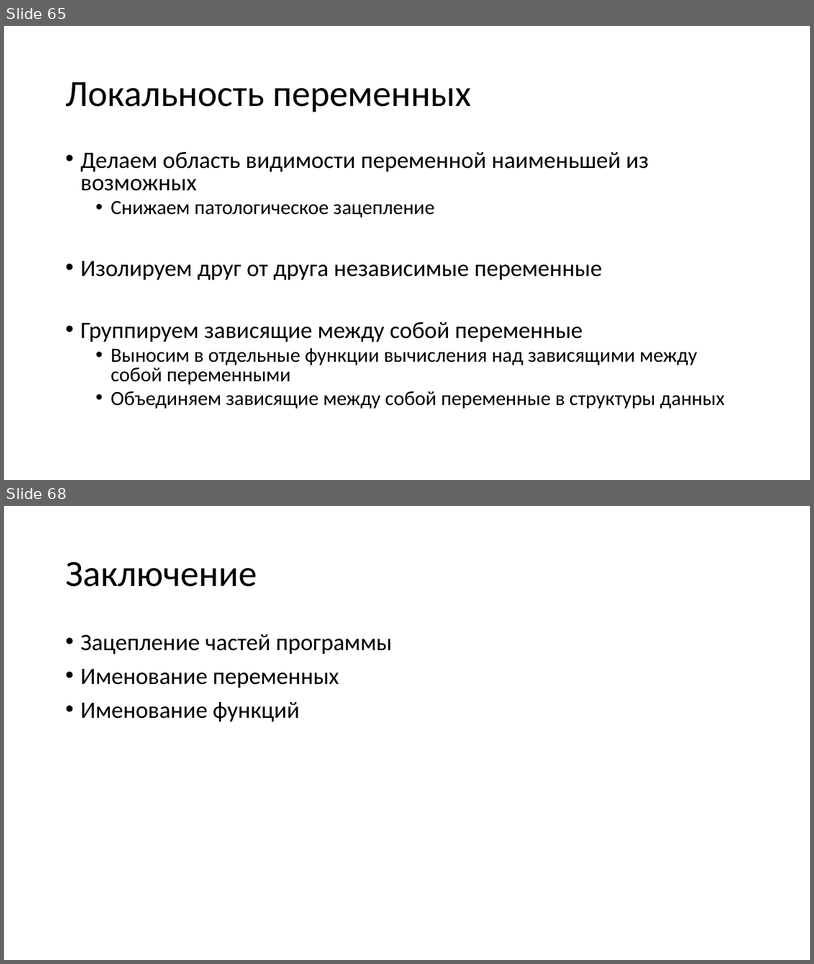
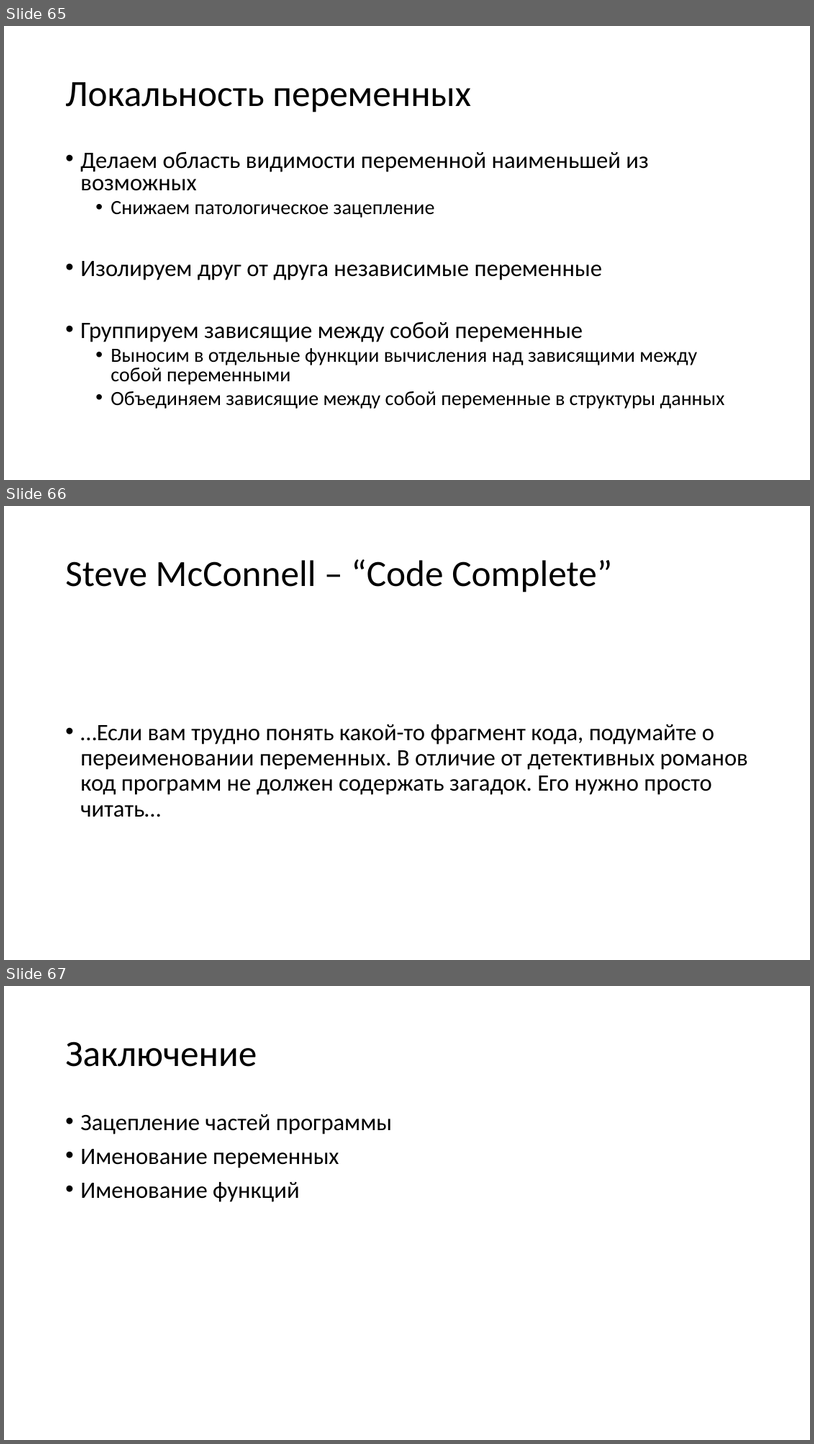
Before and after one commit to Evgueni-Petrov-aka-espetrov/Algorithms-and-Programming-in-C-pptx, a slide deck: 26 Совершенный код.pptx. Shown one above the other, each under a label of ours: slides 65 and 68 before the commit, slides 65, 66 and 67 after it; the slides between them are not shown. The pictures are 814x964 and 814x1444 pixels, drawn with LibreOffice and Linux fonts; fonts in the diff are those of the drawing. Boxes give left, top, right and bottom in pixels: in the first picture for what was removed or moved away, otherwise in the second. Text is boxed around its words. In the diff, an @@ line names an element or a change of style, - is before the commit and + after.

```diff
--- a/26 Совершенный код.pptx
+++ b/26 Совершенный код.pptx
@@ slide 66 added at [4,506,810,960], background #FFFFFF @@
@@ title added at [65,559,612,592], 44 pt, text #000000 @@
+Steve McConnell – “Code Complete”
@@ text added at [80,724,748,817], 28 pt, text #000000 @@
+• …Если вам трудно понять какой-то фрагмент кода, подумайте о переименовании переменных. В отличие от детективных романов код программ не должен содержать загадок. Его нужно просто читать…
@@ what was slide 68 is now slide 67 @@
```
Also in this commit, not shown: 13 slides changed.
